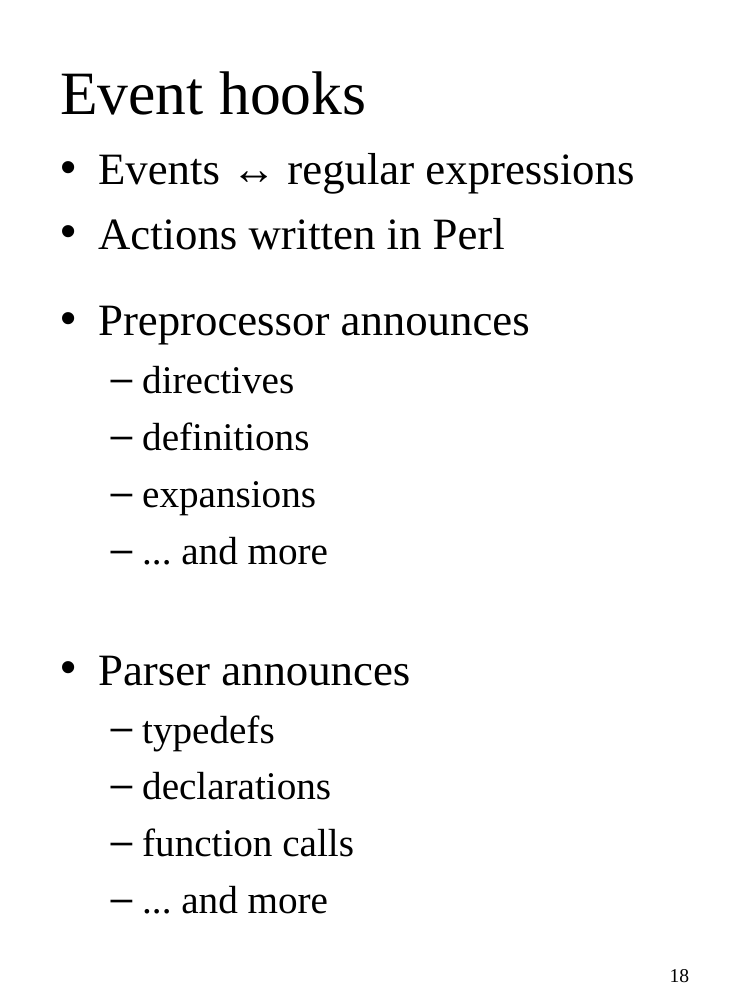
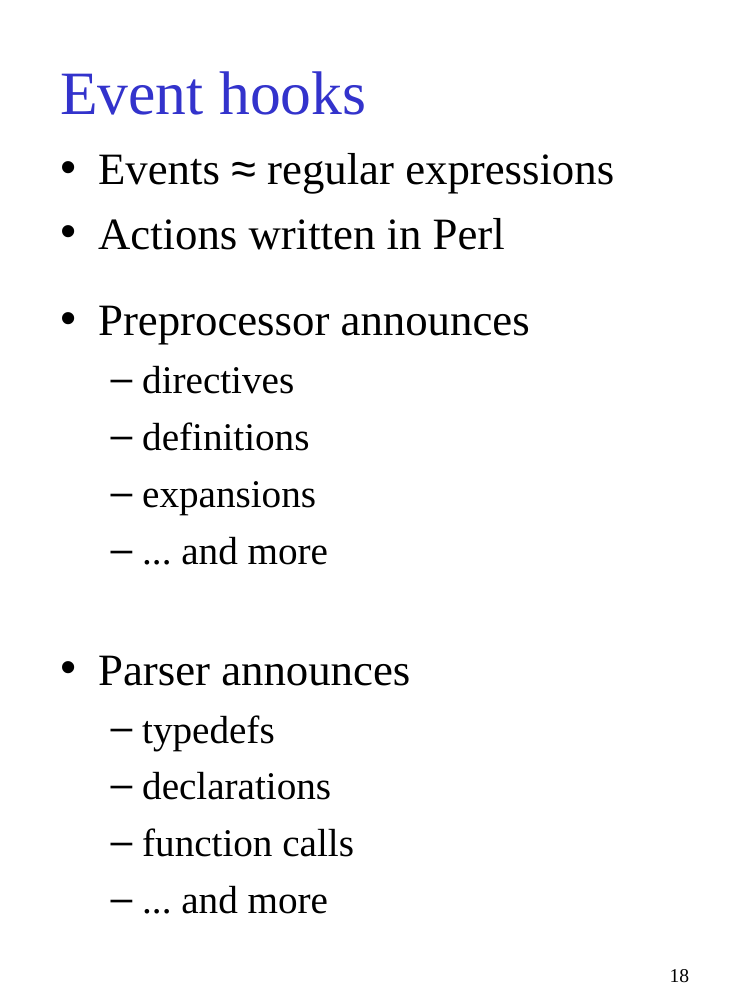
Before and after one commit to gjbadros/empirical_macros, a slide deck: slide 18 of cpp/paper/pcp3.ppt. Drawn at 756x1008 pixels with LibreOffice and Linux fonts; fonts in the diff are those of the drawing. Boxes give left, top, right and bottom in pixels: in the first picture for what was removed or moved away, otherwise in the second. Text is boxed around its words. In the diff, an @@ line names an element or a change of style, - is before the commit and + after.

```diff
--- a/cpp/paper/pcp3.ppt
+++ b/cpp/paper/pcp3.ppt
@@ title "Event hooks" at (x1=60, y1=71, x2=366, y2=115): text colour #000000 to #3333CC @@
@@ text at (x1=98, y1=153, x2=614, y2=193): text changed @@
-• Events ↔ regular expressions
+• Events ≈ regular expressions
```
Also in this commit, not shown: 30 other slides changed, 4 slides added, 5 slides removed.
